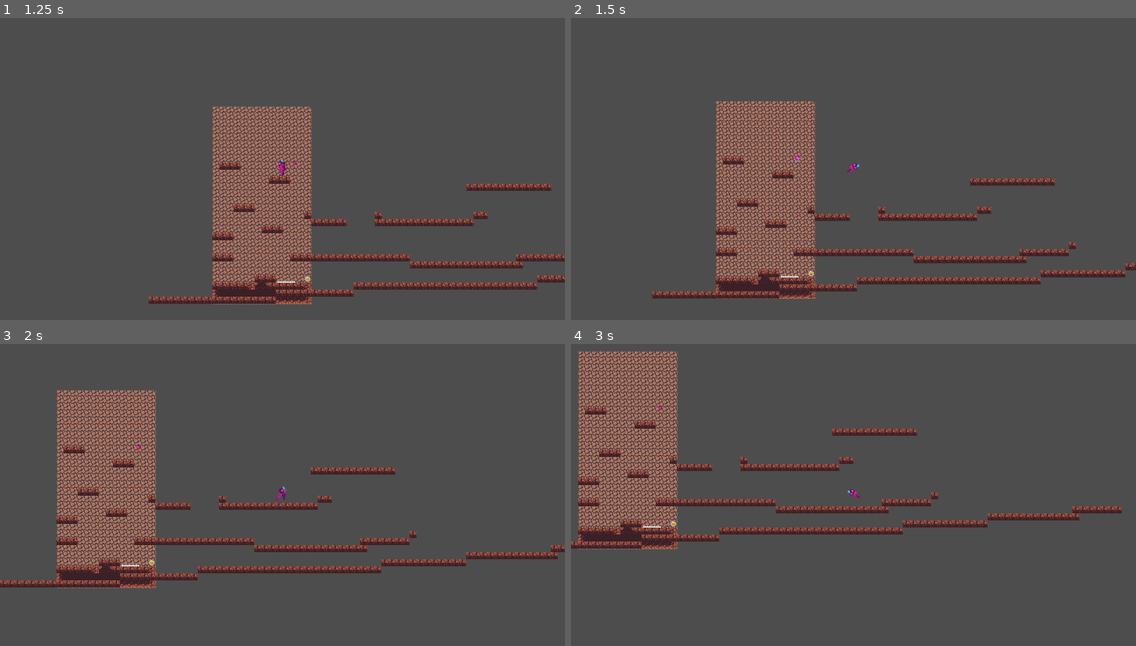
Above: before the commit, frames 1-4 (two rows, left to right).
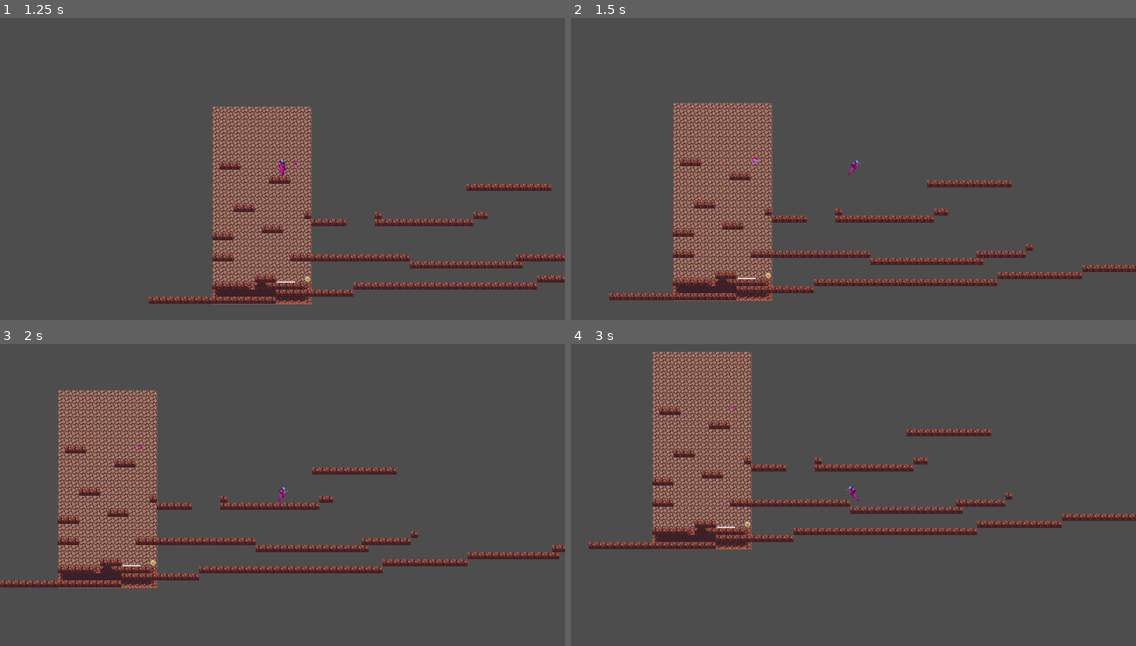
Above: after the commit, the same moments.

Repository: Podadora/Going_Up
Game: Godot game, scene res://escenas/Menu.tscn
Same seed, same stepped clock (60 frames per second), same inputs: the game is played once before the commit and once after it.
Inputs:
- Up to frame 1 (1.25 s): click "AMI" at 0.5 s
- Up to frame 2 (1.5 s): tap Enter at 1.25 s; hold Right (ui_right) from 1.28 s (still down); tap Space (sprint) at 1.35 s
- Up to frame 3 (2 s): keep holding Right (ui_right); tap Up (ui_up) at 1.52 s
- Up to frame 4 (3 s): tap Space (sprint) at 2.1, 2.85 s; tap Up (ui_up) at 2.27 s; release Right (ui_right) at 2.78 s; hold Left (ui_left) from 2.78 s (still down)

Frame 1 is identical in both runs. In frame 2, 17% of the frame differs, in the area x 6-100%, y 27-94%; in frame 3, 8.2%; in frame 4, 20%, in the area x 0-100%, y 2-68%.

Commit message:
Dash 2.0
ahi ta un toque mejor
acomode algo de codigo
saludos

Diff:
--- a/going-up/escenas/Menu.tscn
+++ b/going-up/escenas/Menu.tscn
@@ -1,7 +1,8 @@
-[gd_scene load_steps=6 format=4 uid="uid://dkdpnn4e5npde"]
+[gd_scene load_steps=7 format=4 uid="uid://dkdpnn4e5npde"]
 
 [ext_resource type="Texture2D" uid="uid://qfcrmkbfp0lv" path="res://assets/tileset/menu.png" id="1_0nkfx"]
 [ext_resource type="Texture2D" uid="uid://b2o0sag1vbc37" path="res://assets/tileset/tileset_level_11.png" id="1_j72vg"]
+[ext_resource type="Script" path="res://scripts/menu.gd" id="1_wx75x"]
 [ext_resource type="PackedScene" uid="uid://b2wetb2xeavl5" path="res://escenas/player.tscn" id="2_xpsgd"]
 
 [sub_resource type="TileSetAtlasSource" id="TileSetAtlasSource_31edq"]
@@ -137,6 +138,7 @@
 anchor_bottom = 1.0
 grow_horizontal = 2
 grow_vertical = 2
+script = ExtResource("1_wx75x")
 
 [node name="TileMapLayer" type="TileMapLayer" parent="."]
 texture_filter = 1
@@ -198,6 +200,6 @@
 [node name="Player_1" parent="." instance=ExtResource("2_xpsgd")]
 position = Vector2(293, 170)
 
-[connection signal="pressed" from="AMI" to="Player_1" method="_on_ami_pressed"]
-[connection signal="pressed" from="MATI" to="Player_1" method="_on_mati_pressed"]
-[connection signal="pressed" from="EMA" to="Player_1" method="_on_ema_pressed"]
+[connection signal="pressed" from="AMI" to="." method="_on_ami_pressed"]
+[connection signal="pressed" from="MATI" to="." method="_on_mati_pressed"]
+[connection signal="pressed" from="EMA" to="." method="_on_ema_pressed"]
--- /dev/null
+++ b/going-up/escenas/dash.tscn
@@ -0,0 +1,9 @@
+[gd_scene load_steps=2 format=3 uid="uid://6gxaba7jmdnl"]
+
+[ext_resource type="Script" path="res://scripts/dash.gd" id="1_4impg"]
+
+[node name="Dash" type="Node2D"]
+script = ExtResource("1_4impg")
+
+[node name="dashtimer" type="Timer" parent="."]
+one_shot = true
--- a/going-up/escenas/player.tscn
+++ b/going-up/escenas/player.tscn
@@ -1,10 +1,11 @@
-[gd_scene load_steps=41 format=3 uid="uid://b2wetb2xeavl5"]
+[gd_scene load_steps=36 format=3 uid="uid://b2wetb2xeavl5"]
 
 [ext_resource type="Texture2D" uid="uid://c5mf2248su4q0" path="res://assets/player/player-idle.png" id="1_ojvst"]
 [ext_resource type="Script" path="res://scripts/player_1.gd" id="1_vscct"]
 [ext_resource type="Texture2D" uid="uid://eenxl8lbii0e" path="res://assets/player/player-run.png" id="2_o54rv"]
 [ext_resource type="Texture2D" uid="uid://b48r1vofhujxk" path="res://assets/player/player-jump.png" id="3_a83g6"]
 [ext_resource type="Texture2D" uid="uid://dq7dyciebx0ok" path="res://assets/player/player-stand.png" id="3_ow2k7"]
+[ext_resource type="PackedScene" uid="uid://6gxaba7jmdnl" path="res://escenas/dash.tscn" id="6_ayaec"]
 
 [sub_resource type="AtlasTexture" id="AtlasTexture_do3m1"]
 atlas = ExtResource("1_ojvst")
@@ -86,10 +87,6 @@
 atlas = ExtResource("2_o54rv")
 region = Rect2(720, 0, 80, 80)
 
-[sub_resource type="AtlasTexture" id="AtlasTexture_4ixyx"]
-atlas = ExtResource("2_o54rv")
-region = Rect2(0, 0, 80, 80)
-
 [sub_resource type="AtlasTexture" id="AtlasTexture_qxagi"]
 atlas = ExtResource("2_o54rv")
 region = Rect2(80, 0, 80, 80)
@@ -98,14 +95,6 @@
 atlas = ExtResource("2_o54rv")
 region = Rect2(160, 0, 80, 80)
 
-[sub_resource type="AtlasTexture" id="AtlasTexture_8xv6d"]
-atlas = ExtResource("2_o54rv")
-region = Rect2(240, 0, 80, 80)
-
-[sub_resource type="AtlasTexture" id="AtlasTexture_6tlmi"]
-atlas = ExtResource("2_o54rv")
-region = Rect2(320, 0, 80, 80)
-
 [sub_resource type="AtlasTexture" id="AtlasTexture_y6bx3"]
 atlas = ExtResource("2_o54rv")
 region = Rect2(400, 0, 80, 80)
@@ -113,18 +102,6 @@
 [sub_resource type="AtlasTexture" id="AtlasTexture_5ka4y"]
 atlas = ExtResource("2_o54rv")
 region = Rect2(480, 0, 80, 80)
-
-[sub_resource type="AtlasTexture" id="AtlasTexture_lslpa"]
-atlas = ExtResource("2_o54rv")
-region = Rect2(560, 0, 80, 80)
-
-[sub_resource type="AtlasTexture" id="AtlasTexture_utl7x"]
-atlas = ExtResource("2_o54rv")
-region = Rect2(640, 0, 80, 80)
-
-[sub_resource type="AtlasTexture" id="AtlasTexture_o4n1g"]
-atlas = ExtResource("2_o54rv")
-region = Rect2(720, 0, 80, 80)
 
 [sub_resource type="AtlasTexture" id="AtlasTexture_yod7x"]
 atlas = ExtResource("3_ow2k7")
@@ -217,38 +194,20 @@
 }, {
 "frames": [{
 "duration": 1.0,
-"texture": SubResource("AtlasTexture_4ixyx")
-}, {
-"duration": 1.0,
 "texture": SubResource("AtlasTexture_qxagi")
 }, {
 "duration": 1.0,
 "texture": SubResource("AtlasTexture_4ladt")
 }, {
 "duration": 1.0,
-"texture": SubResource("AtlasTexture_8xv6d")
-}, {
-"duration": 1.0,
-"texture": SubResource("AtlasTexture_6tlmi")
-}, {
-"duration": 1.0,
 "texture": SubResource("AtlasTexture_y6bx3")
 }, {
 "duration": 1.0,
 "texture": SubResource("AtlasTexture_5ka4y")
-}, {
-"duration": 1.0,
-"texture": SubResource("AtlasTexture_lslpa")
-}, {
-"duration": 1.0,
-"texture": SubResource("AtlasTexture_utl7x")
-}, {
-"duration": 1.0,
-"texture": SubResource("AtlasTexture_o4n1g")
 }],
 "loop": true,
 "name": &"sprint",
-"speed": 60.0
+"speed": 30.0
 }, {
 "frames": [{
 "duration": 1.0,
@@ -285,3 +244,8 @@
 shape = SubResource("CapsuleShape2D_3ovft")
 
 [node name="Camera2D" type="Camera2D" parent="."]
+
+[node name="Timer" type="Timer" parent="."]
+one_shot = true
+
+[node name="Dash" parent="." instance=ExtResource("6_ayaec")]
--- /dev/null
+++ b/going-up/scripts/dash.gd
@@ -0,0 +1,11 @@
+extends Node2D
+
+@onready var timer: Timer = get_node("dashtimer")
+
+func start_dash (dur):
+	timer.wait_time = dur
+	timer.start()
+
+
+func is_dashing():
+	return !timer.is_stopped()
--- /dev/null
+++ b/going-up/scripts/menu.gd
@@ -0,0 +1,23 @@
+extends Control
+
+## aca cree 3 funciones, para variar los mapas que tenemos y  que practiquemos lo que necesitamos hacer con
+## los respectivos cambios que hagamos.
+## lo que hice fue: meter una señal de "pressed" en la ventana "Nodos" arriba a la derecha
+## esto envia una "señal" de que se presiono el boton a un script, en este caso, al player, podria ser el
+## nodo padre, pero se me hizo mas facil asi para hacerlo rapido, si lo quieren modificar no hay problema
+## seria agregarle un script al nodo padre y etc.
+
+func _on_ami_pressed() -> void:
+	get_tree().change_scene_to_file("res://escenas/ami.tscn")
+	pass # Replace with function body.
+
+
+func _on_mati_pressed() -> void:
+	get_tree().change_scene_to_file("res://escenas/mati.tscn")
+	pass # Replace with function body.
+
+
+
+func _on_ema_pressed() -> void:
+	get_tree().change_scene_to_file("res://escenas/level0.tscn")
+	pass # Replace with function body.
--- a/going-up/scripts/player_1.gd
+++ b/going-up/scripts/player_1.gd
@@ -1,8 +1,10 @@
 extends CharacterBody2D
+@onready var dash = $Dash
 @onready var animated_sprite_2d: AnimatedSprite2D = $AnimatedSprite2D
 var ACTUAL_JUMPS = 0
-const sprint_speed = normal_speed * 12
-const normal_speed = 400.0
+const sprint_speed = normal_speed * 10
+const sprint_dist = .1
+const normal_speed = 200.0
 const JUMP_VELOCITY = -400.0
 enum State {Idle, Run, Jump, Sprint}
 var current_state
@@ -17,7 +19,6 @@
 	_jumping(delta)
 	_running(delta)
 	_animations(delta)
-	_sprint(delta)
 	move_and_slide() ## sinceramente no se que hace eso, si alguno sabe me avisa
 
 ## Funcion para la gravedad
@@ -32,28 +33,22 @@
 
 ## Funcion para moverse
 func _running(delta:float) -> void:
+	if Input.is_action_just_pressed("sprint"):
+		dash.start_dash(sprint_dist)
+	var actual_speed = sprint_speed if dash.is_dashing() else normal_speed
 	var direction := Input.get_axis("ui_left", "ui_right")
 	if direction:
-		velocity.x = direction * normal_speed
+		velocity.x = direction * actual_speed
 	else:
-		velocity.x = move_toward(velocity.x, 0, normal_speed)
+		velocity.x = move_toward(velocity.x, 0, actual_speed)
 	if direction != 0 :
 		animated_sprite_2d.flip_h = false if direction > 0 else true
-		if is_on_floor():
+		if dash.is_dashing() :
+			current_state = State.Sprint
+		elif is_on_floor():
 			current_state = State.Run
-		else:
+		elif !is_on_floor():
 			current_state = State.Jump
-
-## Funcion para sprintear
-func _sprint(delta:float) -> void:
-
-	if Input.is_action_just_pressed("sprint"):
-		current_state = State.Sprint
-		if animated_sprite_2d.flip_h :
-			velocity.x = -sprint_speed
-		else :
-			velocity.x = sprint_speed
-
 
 ## Funcion para saltos
 func _jumping(delta: float) -> void:
@@ -61,6 +56,7 @@
 		velocity.y = JUMP_VELOCITY
 		current_state = State.Jump
 		ACTUAL_JUMPS = 1
+## Doble salto
 	elif Input.is_action_just_pressed("ui_up") and ACTUAL_JUMPS == 1:
 		velocity.y = JUMP_VELOCITY
 		ACTUAL_JUMPS += 1
@@ -76,26 +72,3 @@
 		animated_sprite_2d.play("sprint")
 	elif current_state == State.Idle:
 		animated_sprite_2d.play("idle")
-
-
-## aca cree 3 funciones, para variar los mapas que tenemos y  que practiquemos lo que necesitamos hacer con
-## los respectivos cambios que hagamos.
-## lo que hice fue: meter una señal de "pressed" en la ventana "Nodos" arriba a la derecha
-## esto envia una "señal" de que se presiono el boton a un script, en este caso, al player, podria ser el
-## nodo padre, pero se me hizo mas facil asi para hacerlo rapido, si lo quieren modificar no hay problema
-## seria agregarle un script al nodo padre y etc.
-
-func _on_ami_pressed() -> void:
-	get_tree().change_scene_to_file("res://escenas/ami.tscn")
-	pass # Replace with function body.
-
-
-func _on_mati_pressed() -> void:
-	get_tree().change_scene_to_file("res://escenas/mati.tscn")
-	pass # Replace with function body.
-
-
-
-func _on_ema_pressed() -> void:
-	get_tree().change_scene_to_file("res://escenas/level0.tscn")
-	pass # Replace with function body.
